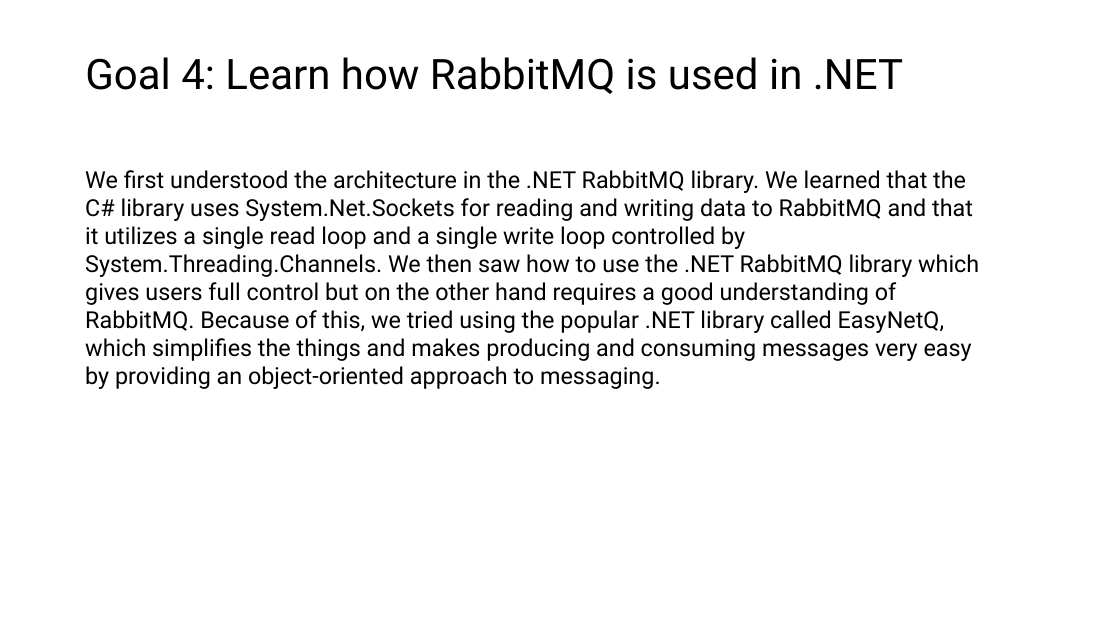
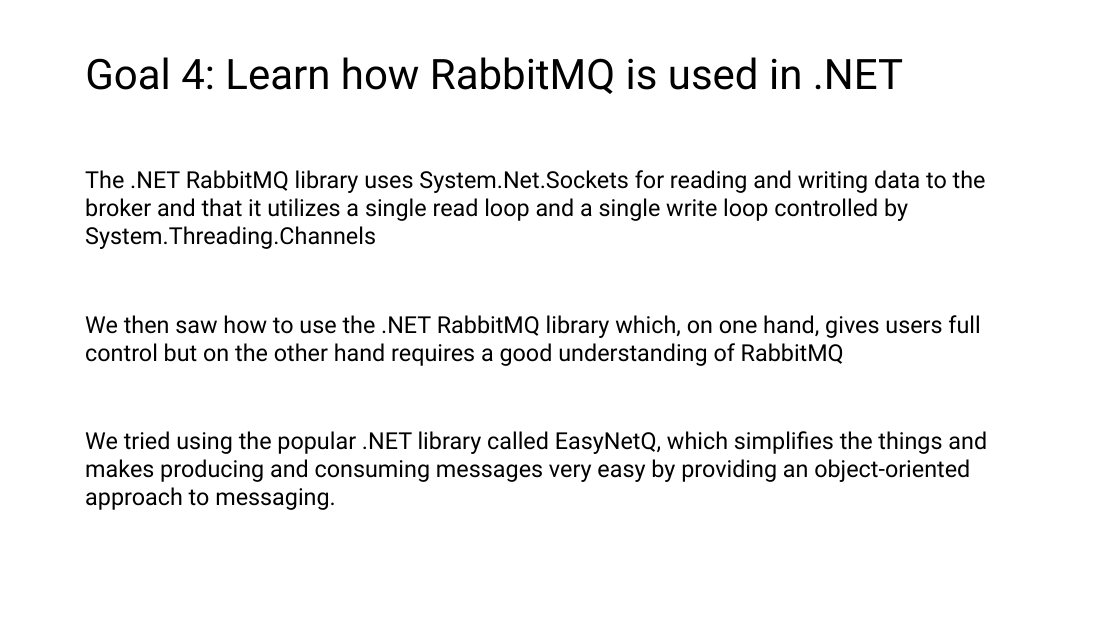
Before and after one commit to roblappcoupa/rabbitmq-presentation, a slide deck: slide 26 of Docs/RabbitMQ.pptx. Drawn at 1120x630 pixels with LibreOffice and Linux fonts; fonts in the diff are those of the drawing. Boxes give left, top, right and bottom in pixels: in the first picture for what was removed or moved away, otherwise in the second. Text is boxed around its words. In the diff, an @@ line names an element or a change of style, - is before the commit and + after.

```diff
--- a/Docs/RabbitMQ.pptx
+++ b/Docs/RabbitMQ.pptx
@@ text at <box>85,170,986,249</box>: text changed @@
-We first understood the architecture in the .NET RabbitMQ library. We learned that the C# library uses System.Net.Sockets for reading and writing data to RabbitMQ and that it utilizes a single read loop and a single write loop controlled by System.Threading.Channels. We then saw how to use the .NET RabbitMQ library which gives users full control but on the other hand requires a good understanding of RabbitMQ. Because of this, we tried using the popular .NET library called EasyNetQ, which simplifies the things and makes producing and consuming messages very easy by providing an object-oriented approach to messaging.
+The .NET RabbitMQ library uses System.Net.Sockets for reading and writing data to the broker and that it utilizes a single read loop and a single write loop controlled by System.Threading.Channels
@@ text added at <box>85,315,980,366</box>, 20 pt, text #000000 @@
+We then saw how to use the .NET RabbitMQ library which, on one hand, gives users full control but on the other hand requires a good understanding of RabbitMQ
@@ text added at <box>85,431,987,510</box>, 20 pt, text #000000 @@
+We tried using the popular .NET library called EasyNetQ, which simplifies the things and makes producing and consuming messages very easy by providing an object-oriented approach to messaging.
```
Also in this commit, not shown: 5 other slides changed.
